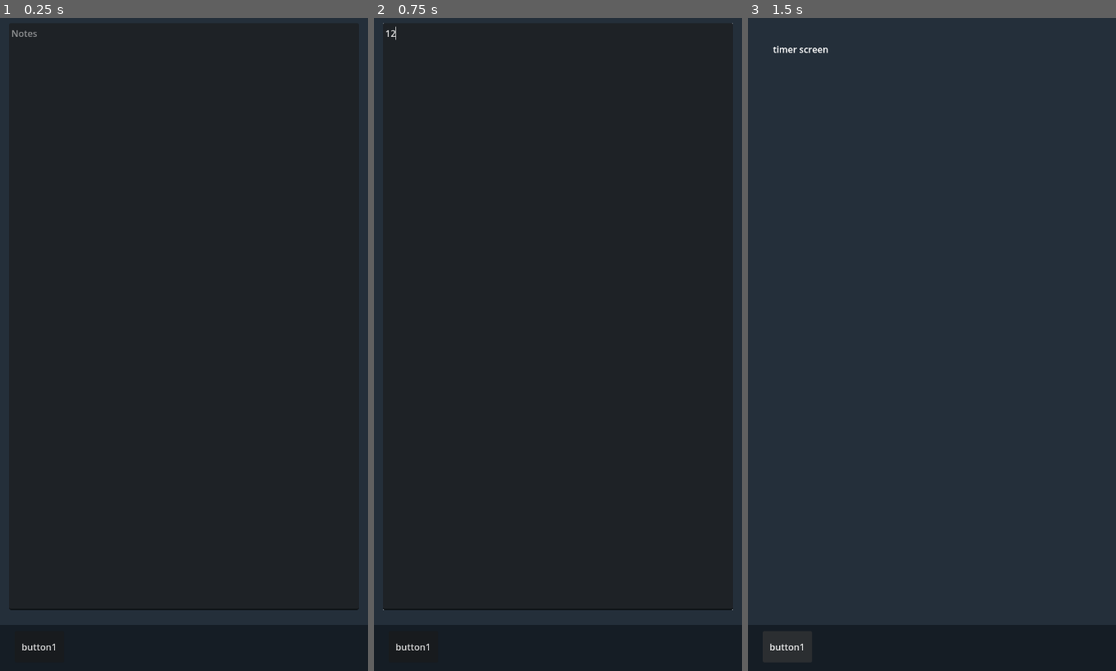
Above: before the commit, frames 1-3 (left to right).
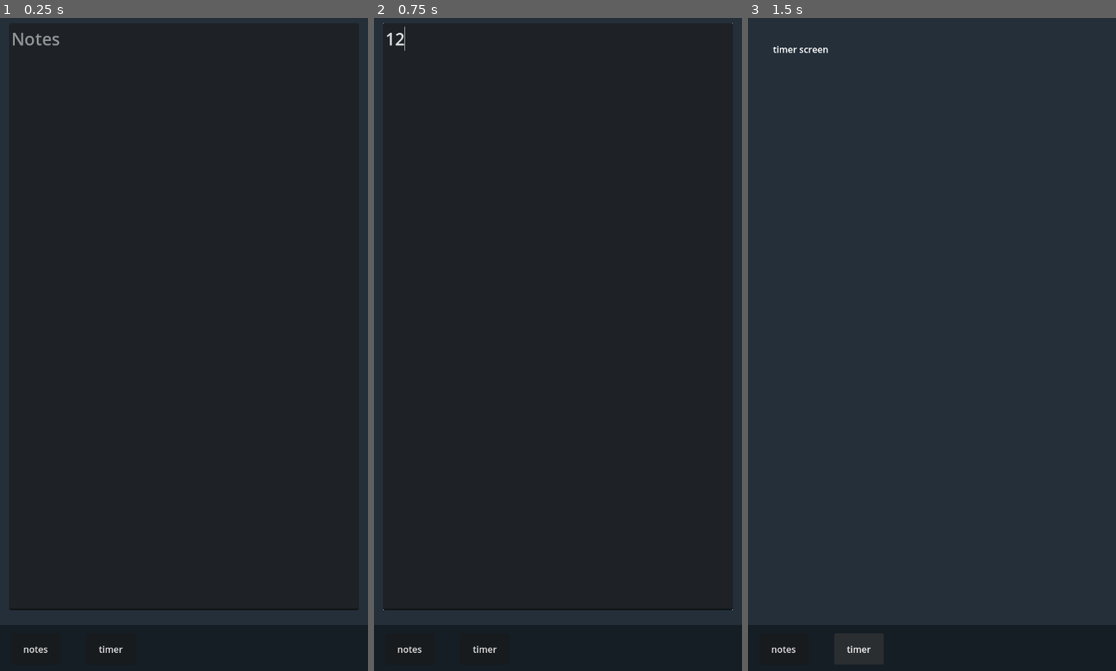
Above: after the commit, the same moments.

Repository: Visio-Lumen/ayro
Game: Godot game, scene res://textbox.tscn
The game is run twice, just before and just after one commit, with the same random seed, the same clock (stepped at 60 frames per second) and the same inputs.
Inputs (mouse positions are in pixels of both pictures, inside the frame that each line leads up to):
- Up to frame 1 (0.25 s): no input
- Up to frame 2 (0.75 s): click (558, 318) at 0.52 s; type "12" at 0.6 s
- Up to frame 3 (1.5 s): click "button1" (after the commit: "timer") at 1.25 s

The runs differ from the first frame. In frame 1, 0.3% of the frame differs, in the area x 3-34%, y 1-98%; in frame 2, 0.2%; in frame 3, 0.1%.

Commit message:
made notes screen better

Diff:
--- /dev/null
+++ b/Background.gd
@@ -0,0 +1,11 @@
+extends ColorRect
+
+
+# Called when the node enters the scene tree for the first time.
+func _ready():
+	position = $"..".position
+
+
+# Called every frame. 'delta' is the elapsed time since the previous frame.
+func _process(delta):
+	pass
--- a/button1.gd
+++ b/button1.gd
@@ -4,7 +4,7 @@
 
 # Called every frame. 'delta' is the elapsed time since the previous frame.
 func _process(delta):
-	pass
+	position.y = $"../button2".position.y
 
 
 func _on_pressed():
--- a/taskbar.tscn
+++ b/taskbar.tscn
@@ -11,11 +11,21 @@
 color = Color(0.0823529, 0.113725, 0.145098, 1)
 
 [node name="button1" type="Button" parent="."]
-offset_left = 26.0
-offset_top = 1082.0
-offset_right = 113.0
-offset_bottom = 1137.0
-text = "button1"
+offset_left = 152.0
+offset_top = 1085.0
+offset_right = 239.0
+offset_bottom = 1140.0
+text = "timer"
+script = ExtResource("1_3w1qw")
+
+[node name="button2" type="Button" parent="."]
+offset_left = 20.0
+offset_top = 1086.0
+offset_right = 107.0
+offset_bottom = 1141.0
+text = "notes
+"
 script = ExtResource("1_3w1qw")
 
 [connection signal="pressed" from="button1" to="button1" method="_on_pressed"]
+[connection signal="pressed" from="button2" to="button2" method="_on_pressed"]
--- a/textbox.tscn
+++ b/textbox.tscn
@@ -1,6 +1,10 @@
-[gd_scene load_steps=2 format=3 uid="uid://c083yn3qqnli4"]
+[gd_scene load_steps=4 format=3 uid="uid://c083yn3qqnli4"]
 
+[ext_resource type="Script" path="res://Background.gd" id="1_7jdan"]
 [ext_resource type="PackedScene" uid="uid://cov8qj3jrd2bo" path="res://taskbar.tscn" id="1_qmequ"]
+
+[sub_resource type="Theme" id="Theme_gjd2g"]
+default_font_size = 30
 
 [node name="Textbox" type="Node2D"]
 
@@ -8,12 +12,14 @@
 offset_right = 650.0
 offset_bottom = 1154.0
 color = Color(0.141176, 0.184314, 0.227451, 1)
+script = ExtResource("1_7jdan")
 
 [node name="Notes" type="TextEdit" parent="."]
 offset_left = 16.0
 offset_top = 15.0
 offset_right = 632.0
 offset_bottom = 1045.0
+theme = SubResource("Theme_gjd2g")
 placeholder_text = "Notes"
 
 [node name="taskbar" parent="." instance=ExtResource("1_qmequ")]
